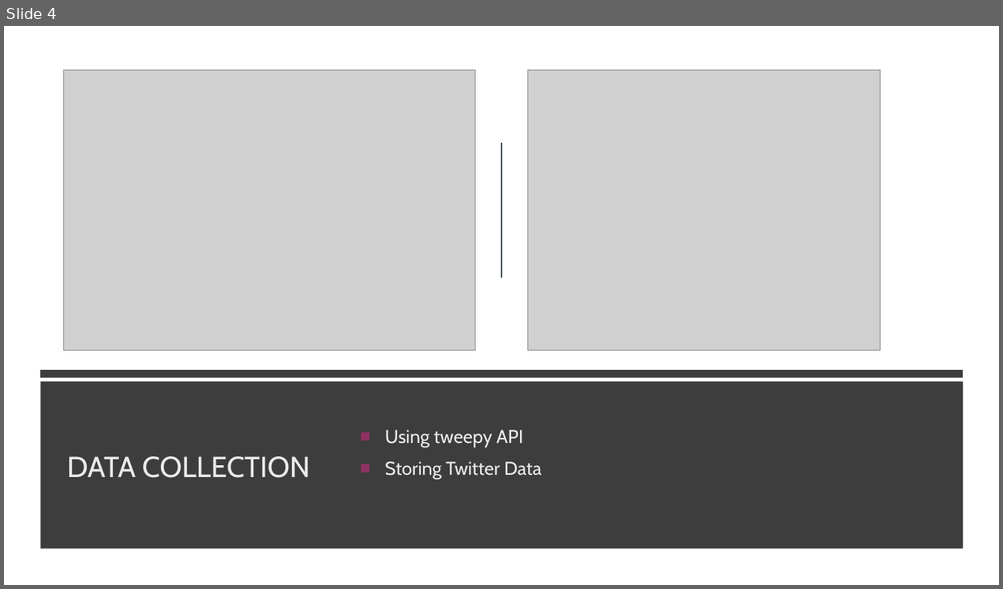
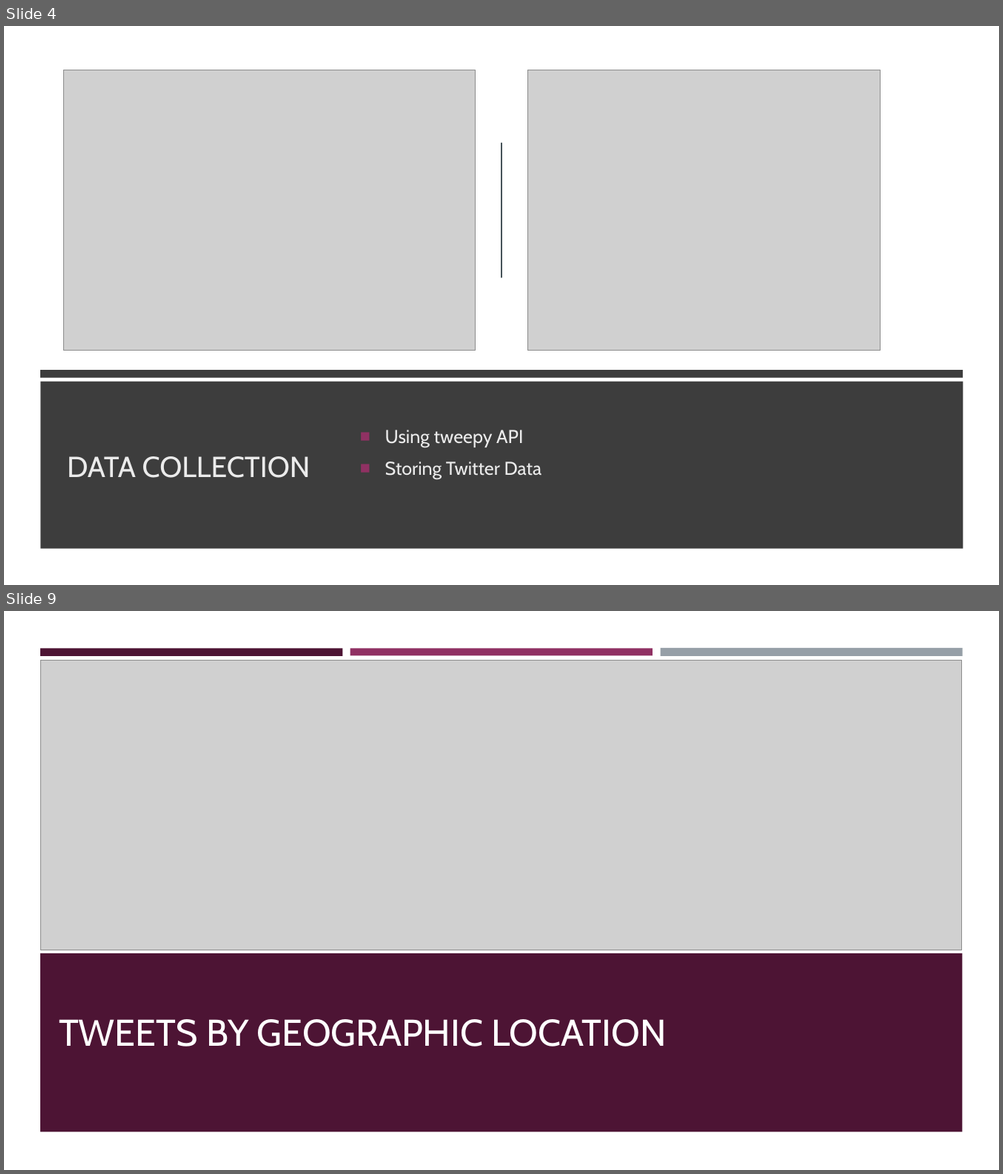
Before and after one commit to noah-sheldon/thesis_msc, a slide deck: Public Sentiment on Social Media-Noah.pptx. Shown one above the other, each under a label of ours: slide 4 before the commit, slides 4 and 9 after it; the slides between them are not shown. The pictures are 1003x589 and 1003x1174 pixels, drawn with LibreOffice and Linux fonts; fonts in the diff are those of the drawing; grey boxes stand for pictures. Boxes give left, top, right and bottom in pixels: in the first picture for what was removed or moved away, otherwise in the second. Text is boxed around its words. In the diff, an @@ line names an element or a change of style, - is before the commit and + after.

```diff
--- a/Public Sentiment on Social Media-Noah.pptx
+++ b/Public Sentiment on Social Media-Noah.pptx
@@ slide 9 added at [4, 611, 999, 1170], background #FFFFFF @@
@@ rectangle added at [4, 611, 999, 1170], fill #FFFFFF @@
@@ rectangle added at [40, 648, 343, 655], fill #4D1434 @@
@@ rectangle added at [350, 648, 652, 655], fill #903163 @@
@@ rectangle added at [660, 648, 962, 657], fill #969FA7 @@
@@ picture added at [40, 661, 962, 951] @@
@@ rectangle added at [40, 954, 962, 1133], fill #4D1434 @@
@@ title added at [59, 1019, 666, 1047], 36 pt, text #FFFFFF @@
+TWEETS BY GEOGRAPHIC LOCATION
```
Also in this commit, not shown: 5 slides changed, 11 other slides added, 1 slide removed.
